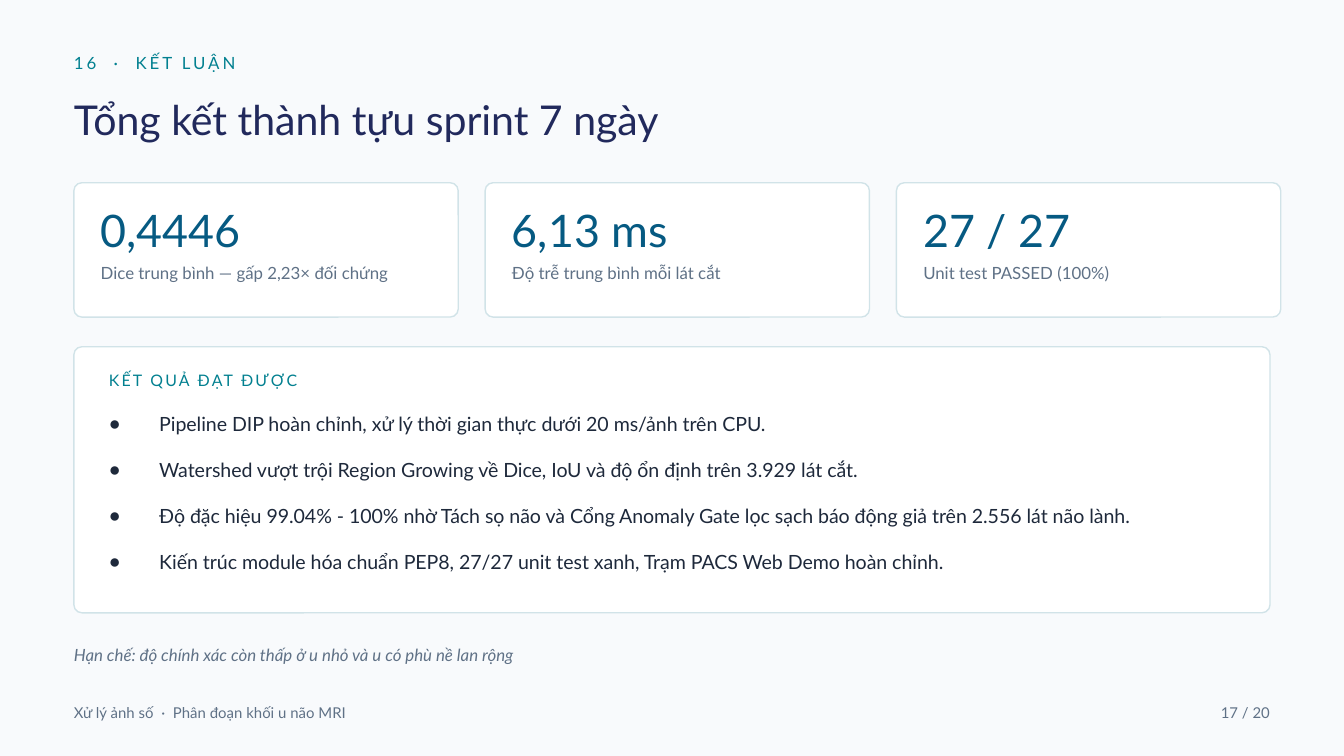
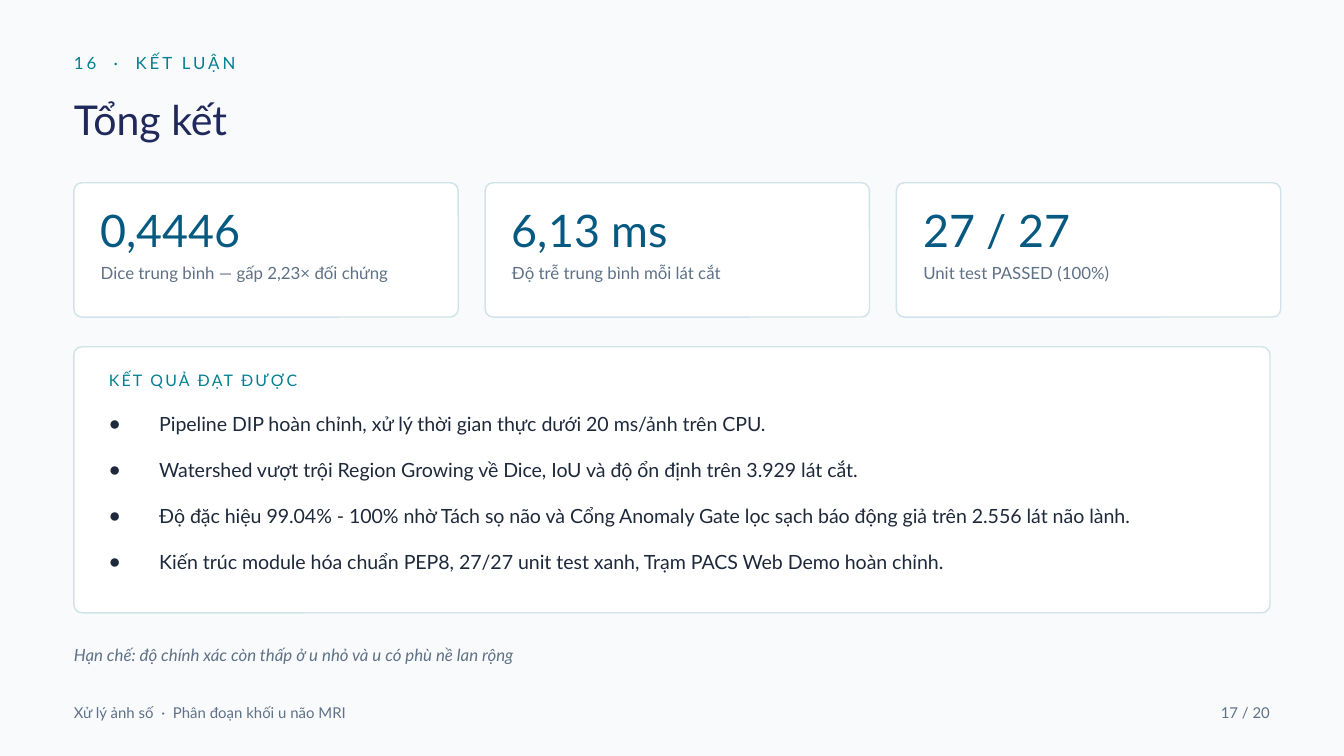
Before and after one commit to mtzwyu/brain-tumor-mri-segmentation, a slide deck: slide 17 of reports/SLIDE_THUYET_TRINH_XLAS.pptx. Drawn at 1344x756 pixels with LibreOffice and Linux fonts; fonts in the diff are those of the drawing. Boxes give left, top, right and bottom in pixels: in the first picture for what was removed or moved away, otherwise in the second. Text is boxed around its words. In the diff, an @@ line names an element or a change of style, - is before the commit and + after.

```diff
--- a/reports/SLIDE_THUYET_TRINH_XLAS.pptx
+++ b/reports/SLIDE_THUYET_TRINH_XLAS.pptx
@@ text at (x1=74, y1=101, x2=227, y2=143): text changed @@
-Tổng kết thành tựu sprint 7 ngày
+Tổng kết
```
Also in this commit, not shown: 10 other files.
